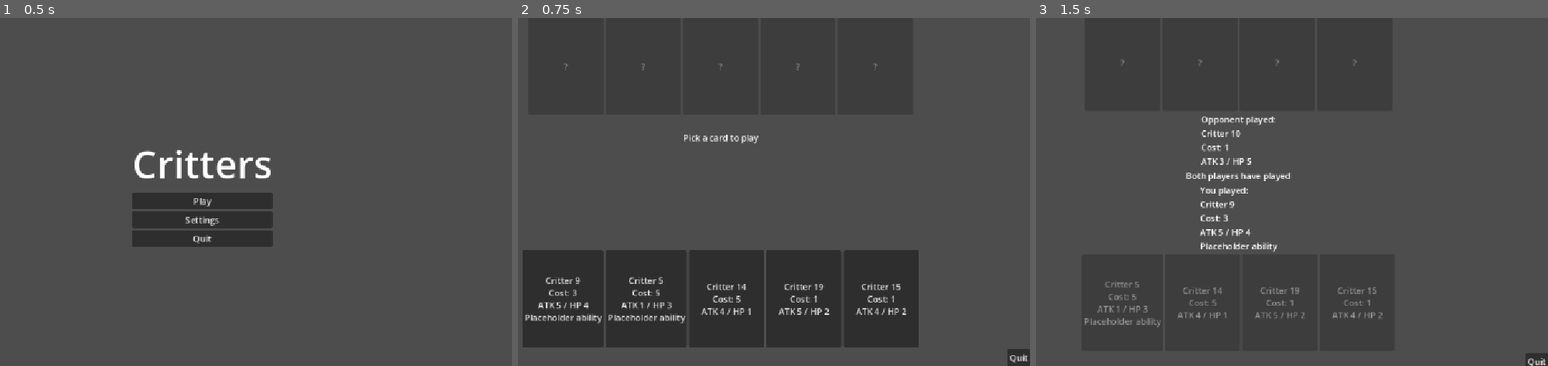
Above: before the commit, frames 1-3 (left to right).
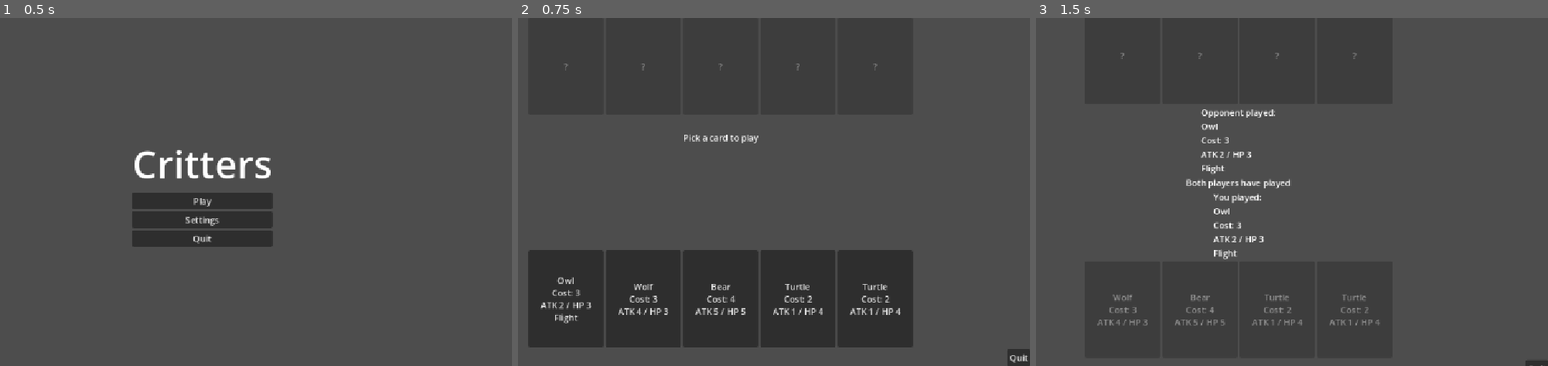
Above: after the commit, the same moments.

Repository: dpasacrita/CrittersGame
Game: Godot game, scene res://menus/title_screen.tscn
Same seed, same stepped clock (60 frames per second), same inputs: the game is played once before the commit and once after it.
Inputs (mouse positions are in pixels of both pictures, inside the frame that each line leads up to):
- Up to frame 1 (0.5 s): no input
- Up to frame 2 (0.75 s): click "Play" at 0.5 s
- Up to frame 3 (1.5 s): click (1082, 299) at 1.25 s, where only the run before the commit has a clickable "Critter 9 Cost: 3 ATK 5 / HP …"

Frame 1 is identical in both runs. In frame 2, 3.1% of the frame differs, in the area x 0-79%, y 66-95%; in frame 3, 3.5%, in the area x 9-100%, y 10-100%.

Commit message:
Now loads cards from a pool of .tres files

Diff:
--- a/cards/card_data.gd
+++ b/cards/card_data.gd
@@ -6,6 +6,8 @@
 @export var attack: int = 1
 @export var health: int = 1
 @export var ability_text: String = ""
+@export var flavor_text: String = ""
+@export var max_available: int = 4
 
 
 func get_display_text() -> String:
--- /dev/null
+++ b/cards/card_pool.gd
@@ -0,0 +1,34 @@
+class_name CardPool
+extends RefCounted
+
+const CARDS_ROOT := "res://cards/sets"
+
+
+## Pass set folder names, e.g. ["core", "forest"]. Empty means every set.
+static func get_all_cards(set_names: Array[String] = []) -> Array[CardData]:
+	if set_names.is_empty():
+		set_names = get_available_sets()
+
+	var cards: Array[CardData] = []
+	for set_name in set_names:
+		cards.append_array(_load_cards_from_dir(CARDS_ROOT + "/" + set_name))
+	return cards
+
+
+static func get_available_sets() -> Array[String]:
+	var sets: Array[String] = []
+	for dir_name in DirAccess.get_directories_at(CARDS_ROOT):
+		sets.append(dir_name)
+	return sets
+
+
+static func _load_cards_from_dir(dir_path: String) -> Array[CardData]:
+	var cards: Array[CardData] = []
+	for file in DirAccess.get_files_at(dir_path):
+		# Exported games rename resources to "name.tres.remap", so strip that
+		var clean_name := file.trim_suffix(".remap")
+		if clean_name.ends_with(".tres"):
+			var card := load(dir_path + "/" + clean_name) as CardData
+			if card:
+				cards.append(card)
+	return cards
--- /dev/null
+++ b/cards/sets/core/bear.tres
@@ -0,0 +1,13 @@
+[gd_resource type="Resource" script_class="CardData" format=3 uid="uid://b6mhdw0f71cnv"]
+
+[ext_resource type="Script" uid="uid://2yfitxu1ahv5" path="res://cards/card_data.gd" id="1_be07i"]
+
+[resource]
+script = ExtResource("1_be07i")
+card_name = "Bear"
+cost = 4
+attack = 5
+health = 5
+flavor_text = "Roar!"
+max_available = 2
+metadata/_custom_type_script = "uid://2yfitxu1ahv5"
--- /dev/null
+++ b/cards/sets/core/dragon.tres
@@ -0,0 +1,13 @@
+[gd_resource type="Resource" script_class="CardData" format=3 uid="uid://cnmx3ff8vgjdg"]
+
+[ext_resource type="Script" uid="uid://2yfitxu1ahv5" path="res://cards/card_data.gd" id="1_3jfst"]
+
+[resource]
+script = ExtResource("1_3jfst")
+card_name = "Dragon"
+cost = 5
+attack = 7
+health = 6
+flavor_text = "Burn!"
+max_available = 1
+metadata/_custom_type_script = "uid://2yfitxu1ahv5"
--- /dev/null
+++ b/cards/sets/core/fox.tres
@@ -0,0 +1,14 @@
+[gd_resource type="Resource" script_class="CardData" format=3 uid="uid://dsfjgsjf6lauk"]
+
+[ext_resource type="Script" uid="uid://2yfitxu1ahv5" path="res://cards/card_data.gd" id="1_l77s4"]
+
+[resource]
+script = ExtResource("1_l77s4")
+card_name = "Fox"
+cost = 2
+attack = 3
+health = 2
+ability_text = "Sneak"
+flavor_text = "Crafty!"
+max_available = 3
+metadata/_custom_type_script = "uid://2yfitxu1ahv5"
--- /dev/null
+++ b/cards/sets/core/owl.tres
@@ -0,0 +1,14 @@
+[gd_resource type="Resource" script_class="CardData" format=3 uid="uid://c3frg1mapu8nd"]
+
+[ext_resource type="Script" uid="uid://2yfitxu1ahv5" path="res://cards/card_data.gd" id="1_ofh6k"]
+
+[resource]
+script = ExtResource("1_ofh6k")
+card_name = "Owl"
+cost = 3
+attack = 2
+health = 3
+ability_text = "Flight"
+flavor_text = "Soar!"
+max_available = 2
+metadata/_custom_type_script = "uid://2yfitxu1ahv5"
--- /dev/null
+++ b/cards/sets/core/rabbit.tres
@@ -0,0 +1,10 @@
+[gd_resource type="Resource" script_class="CardData" format=3 uid="uid://jgax8aethmqk"]
+
+[ext_resource type="Script" uid="uid://2yfitxu1ahv5" path="res://cards/card_data.gd" id="1_402ia"]
+
+[resource]
+script = ExtResource("1_402ia")
+card_name = "Rabbit"
+attack = 2
+flavor_text = "Hop!"
+metadata/_custom_type_script = "uid://2yfitxu1ahv5"
--- /dev/null
+++ b/cards/sets/core/squirrel.tres
@@ -0,0 +1,9 @@
+[gd_resource type="Resource" script_class="CardData" format=3 uid="uid://dcvhku3dko763"]
+
+[ext_resource type="Script" uid="uid://2yfitxu1ahv5" path="res://cards/card_data.gd" id="1_r4bxf"]
+
+[resource]
+script = ExtResource("1_r4bxf")
+health = 2
+flavor_text = "Climb!"
+metadata/_custom_type_script = "uid://2yfitxu1ahv5"
--- /dev/null
+++ b/cards/sets/core/turtle.tres
@@ -0,0 +1,11 @@
+[gd_resource type="Resource" script_class="CardData" format=3 uid="uid://nq2rbx6joauo"]
+
+[ext_resource type="Script" uid="uid://2yfitxu1ahv5" path="res://cards/card_data.gd" id="1_djgmw"]
+
+[resource]
+script = ExtResource("1_djgmw")
+card_name = "Turtle"
+cost = 2
+health = 4
+flavor_text = "Shelled!"
+metadata/_custom_type_script = "uid://2yfitxu1ahv5"
--- /dev/null
+++ b/cards/sets/core/wolf.tres
@@ -0,0 +1,13 @@
+[gd_resource type="Resource" script_class="CardData" format=3 uid="uid://dft6u8l4w2o4r"]
+
+[ext_resource type="Script" uid="uid://2yfitxu1ahv5" path="res://cards/card_data.gd" id="1_0vxmx"]
+
+[resource]
+script = ExtResource("1_0vxmx")
+card_name = "Wolf"
+cost = 3
+attack = 4
+health = 3
+flavor_text = "Growl!"
+max_available = 3
+metadata/_custom_type_script = "uid://2yfitxu1ahv5"
--- a/match/game_screen.gd
+++ b/match/game_screen.gd
@@ -22,8 +22,8 @@
 	# Buttons
 	quit_button.pressed.connect(_on_quit_pressed)
 
-	player.build_placeholder_deck()
-	opponent.build_placeholder_deck()
+	player.build_deck_from_pool(20, ["core"])
+	opponent.build_deck_from_pool(20, ["core"])
 	player.draw_cards(HAND_SIZE)
 	opponent.draw_cards(HAND_SIZE)
 
--- a/player/player_state.gd
+++ b/player/player_state.gd
@@ -4,23 +4,33 @@
 var display_name: String
 var deck: Array[CardData] = []
 var hand: Array[CardData] = []
+const MAX_COPIES_PER_DECK := 4
 
 
 func _init(p_name: String) -> void:
 	display_name = p_name
 
 
-func build_placeholder_deck(size: int = 20) -> void:
-	for i in size:
-		var card := CardData.new()
-		card.card_name = "Critter %d" % (i + 1)
-		card.cost = randi_range(1, 5)
-		card.attack = randi_range(1, 5)
-		card.health = randi_range(1, 5)
-		if i % 4 == 0:
-			card.ability_text = "Placeholder ability"
-		deck.append(card)
-	deck.shuffle()
+func build_deck_from_pool(size: int = 20, set_names: Array[String] = []) -> void:
+	deck.clear()
+
+	var slots: Array[CardData] = []
+	for card in CardPool.get_all_cards(set_names):
+		var allowed_copies := mini(MAX_COPIES_PER_DECK, card.max_available)
+		for i in allowed_copies:
+			slots.append(card)
+
+	# Shuffling the slots and taking the first N is a random pull
+	# that can never exceed any card's limit
+	slots.shuffle()
+
+	var deck_size := mini(size, slots.size())
+	if deck_size < size:
+		push_warning("Card pool only allows %d cards; wanted %d." % [slots.size(), size])
+
+	for i in deck_size:
+		# duplicate() so each copy is its own instance
+		deck.append(slots[i].duplicate() as CardData)
 
 
 func draw_cards(count: int) -> void:
--- a/project.godot
+++ b/project.godot
@@ -1,3 +1,11 @@
+; Engine configuration file.
+; It's best edited using the editor UI and not directly,
+; since the parameters that go here are not all obvious.
+;
+; Format:
+;   [section] ; section goes between []
+;   param=value ; assign values to parameters
+
 config_version=5
 
 [application]
Not shown, added: cards/card_pool.gd.uid
